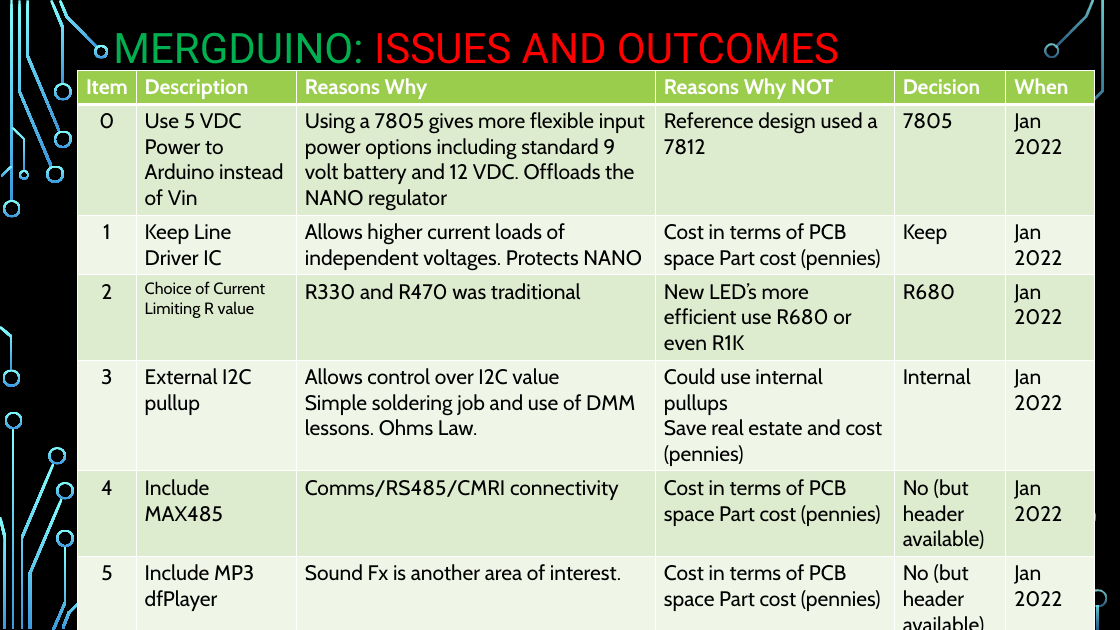
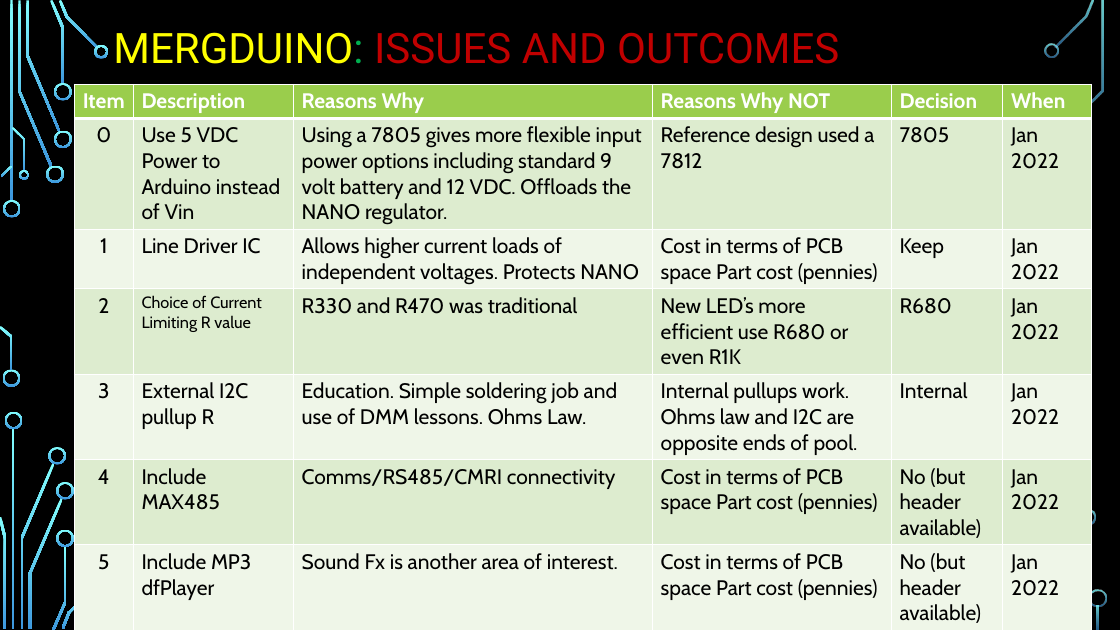
Before and after one commit to Alan-Lomax/MERG-SIG-Presentations, a slide deck: slide 9 of Practical Arduino - Ground Up.pptx. Drawn at 1120x630 pixels with LibreOffice and Linux fonts; fonts in the diff are those of the drawing; background and template pictures are left out. Boxes give left, top, right and bottom in pixels: in the first picture for what was removed or moved away, otherwise in the second. Text is boxed around its words. In the diff, an @@ line names an element or a change of style, - is before the commit and + after.

```diff
--- a/Practical Arduino - Ground Up.pptx
+++ b/Practical Arduino - Ground Up.pptx
@@ title "MERGDUINO: ISSUES AND OUTCOMES" at [113, 32, 839, 64]: text colour #00B050 to #FFFF00 in "MERGDUINO:"; text colour #FF0000 to #C00000 in "ISSUES AND OUTCOMES" @@
@@ table at [75, 84, 1092, 627] @@
-row 2, column 3: Using a 7805 gives more flexible input power options including standard 9 volt battery and 12 VDC. Offloads the NANO regulator
+row 2, column 3: Using a 7805 gives more flexible input power options including standard 9 volt battery and 12 VDC. Offloads the NANO regulator.
-row 3, column 2: Keep Line Driver IC
+row 3, column 2: Line Driver IC
-row 5: 3 | External I2C pullup | Allows control over I2C value / Simple soldering job and use of DMM lessons. Ohms Law. | Could use internal pullups / Save real estate and cost (pennies) | Internal | Jan 2022
+row 5: 3 | External I2C pullup R | Education. Simple soldering job and use of DMM lessons. Ohms Law. | Internal pullups work. / Ohms law and I2C are opposite ends of pool. | Internal | Jan 2022
@@ table: place and size @@
-table at [77, 70, 1095, 615]
+table at [75, 84, 1092, 627]
```
Also in this commit, not shown: 7 other slides changed, 1 slide added.
